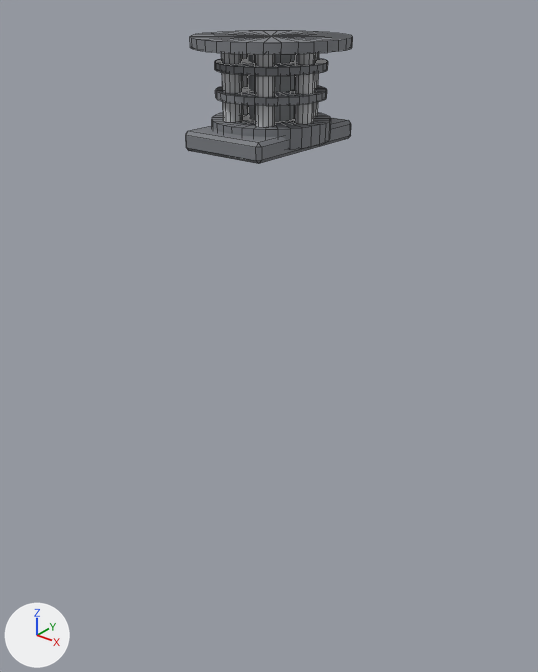
Before and after pictures for a commit that changed the OBJ model assets/models/equipment/cobretty_er5_reactor/LOD1/er5_heat_pipe_column.obj.
Rendered twice from a camera (50 mm lens) standing at (2.8, -3.53, 2.41) and looking at (-0.07, 0.06, 0.19). Lighting does not change. The marker at lower left points along +X, +Y and +Z. The first picture is the older version. Mesh edges are drawn as thin lines. Where no turn or scale is listed for an object, it has been applied to the vertices. Vertices at exactly the same position are counted once.

Before the edit, the objects in view are built like this:
```python
me_er5_heat_pipe_column = bpy.data.meshes.new('er5_heat_pipe_column')
me_er5_heat_pipe_column.from_pydata(...)  # 592 vertices, 726 faces; spans x -0.455..0.455, y -0.455..0.455, z 1.498..2.1
# faces by material slot: [474, 36, 216]
me_er5_heat_pipe_column.materials.append(mat_eq_metal_band)  # grey #7c7e84
me_er5_heat_pipe_column.materials.append(mat_eq_metal_graphite)  # grey #9ea2a6
me_er5_heat_pipe_column.materials.append(mat_eq_steel)  # light grey #c8cacd
ob_er5_heat_pipe_column = bpy.data.objects.new('er5_heat_pipe_column', me_er5_heat_pipe_column)
ob_er5_heat_pipe_column.location = (0.0, 0.0, 0.0)
```
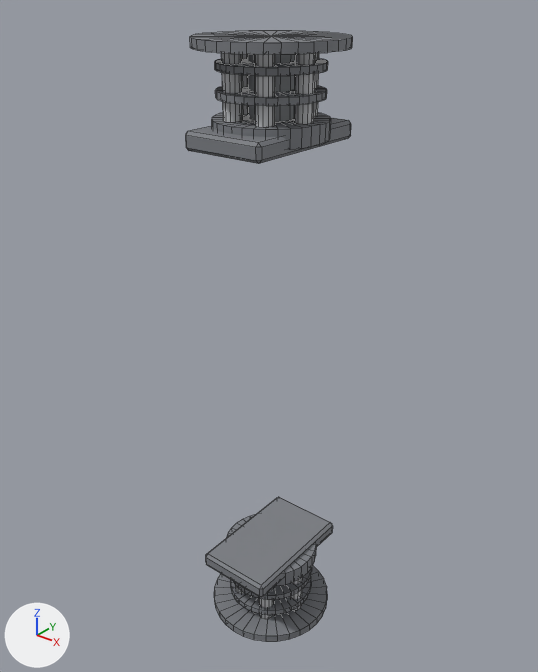
The change, as a diff of the scene's bpy script:
```diff
--- a/assets/models/equipment/cobretty_er5_reactor/LOD1/er5_heat_pipe_column.obj.py
+++ b/assets/models/equipment/cobretty_er5_reactor/LOD1/er5_heat_pipe_column.obj.py
@@ me_er5_heat_pipe_column @@
 # used by ob_er5_heat_pipe_column; location = (0.0, 0.0, 0.0)
-me_er5_heat_pipe_column.from_pydata(...)  # 592 vertices, 726 faces; spans x -0.455..0.455, y -0.455..0.455, z 1.498..2.1
+me_er5_heat_pipe_column.from_pydata(...)  # 1184 vertices, 1452 faces; spans x -0.455..0.455, y -0.455..0.455, z -2.1..2.1
+# me_er5_heat_pipe_column part 1: the loose piece of 24 vertices spanning x -0.28..0.28, y -0.455..0.455, z 1.498..1.61 is copied, and the copy is mirrored in z about the mesh origin; it spans x -0.28..0.28, y -0.455..0.455, z -1.61..-1.498
+# me_er5_heat_pipe_column part 2: the loose piece of 156 vertices spanning x -0.455..0.455, y -0.455..0.455, z 1.54..2.1 is copied, and the copy is mirrored in z about the mesh origin; it spans x -0.455..0.455, y -0.455..0.455, z -2.1..-1.54
+# me_er5_heat_pipe_column part 3: a new loose piece, a 12-sided cylinder along z spanning x 0.182..0.294, y -0.056..0.056, z -2.044..-1.652, in mat_eq_steel (light grey #c8cacd)
+# me_er5_heat_pipe_column part 4: a new loose piece, a 12-sided cylinder along z spanning x 0.063..0.175, y -0.262..-0.15, z -2.044..-1.652, in mat_eq_steel (light grey #c8cacd)
+# me_er5_heat_pipe_column part 5: the loose piece of 128 vertices spanning x -0.322..0.322, y -0.322..0.322, z 1.771..1.813 is copied, and the copy is mirrored in z about the mesh origin; it spans x -0.322..0.322, y -0.322..0.322, z -1.813..-1.771
+# me_er5_heat_pipe_column part 6: the loose piece of 128 vertices spanning x -0.322..0.322, y -0.322..0.322, z 1.925..1.967 is copied, and the copy is mirrored in z about the mesh origin; it spans x -0.322..0.322, y -0.322..0.322, z -1.967..-1.925
+# other edits to the shape of me_er5_heat_pipe_column do not show in these pictures
 me_er5_heat_pipe_column.materials.append(mat_eq_metal_band)
```

Where the change shows, as pixel boxes [x1, y1, x2, y2] in the pictures (538 x 672 px):
'er5_heat_pipe_column', reshaped (353% taller)
    before: [186, 30, 353, 164]
    after: [186, 30, 353, 641]
part 1 of me_er5_heat_pipe_column, added
    after: [206, 497, 332, 597]
part 2 of me_er5_heat_pipe_column, added
    after: [214, 515, 327, 641]
part 3 of me_er5_heat_pipe_column, added (mostly hidden)
    after: [289, 578, 302, 611]
part 4 of me_er5_heat_pipe_column, added
    after: [259, 588, 273, 619]
part 5 of me_er5_heat_pipe_column, added
    after: [233, 568, 312, 600]
part 6 of me_er5_heat_pipe_column, added
    after: [230, 577, 311, 615]
